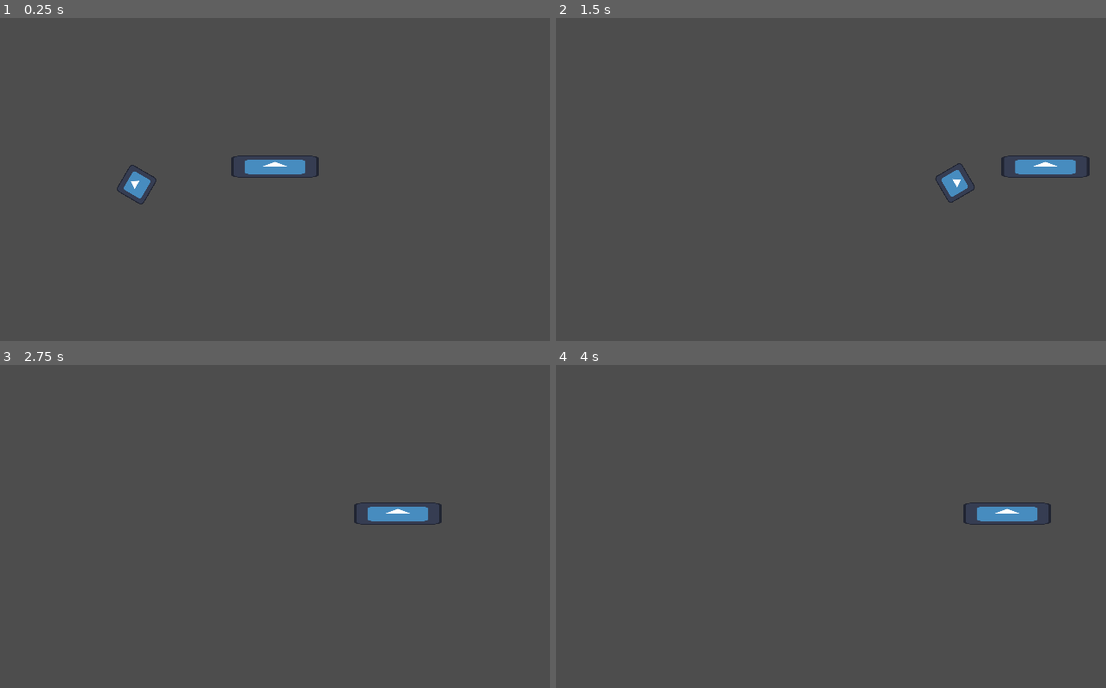
Above: before the commit, frames 1-4 (two rows, left to right).
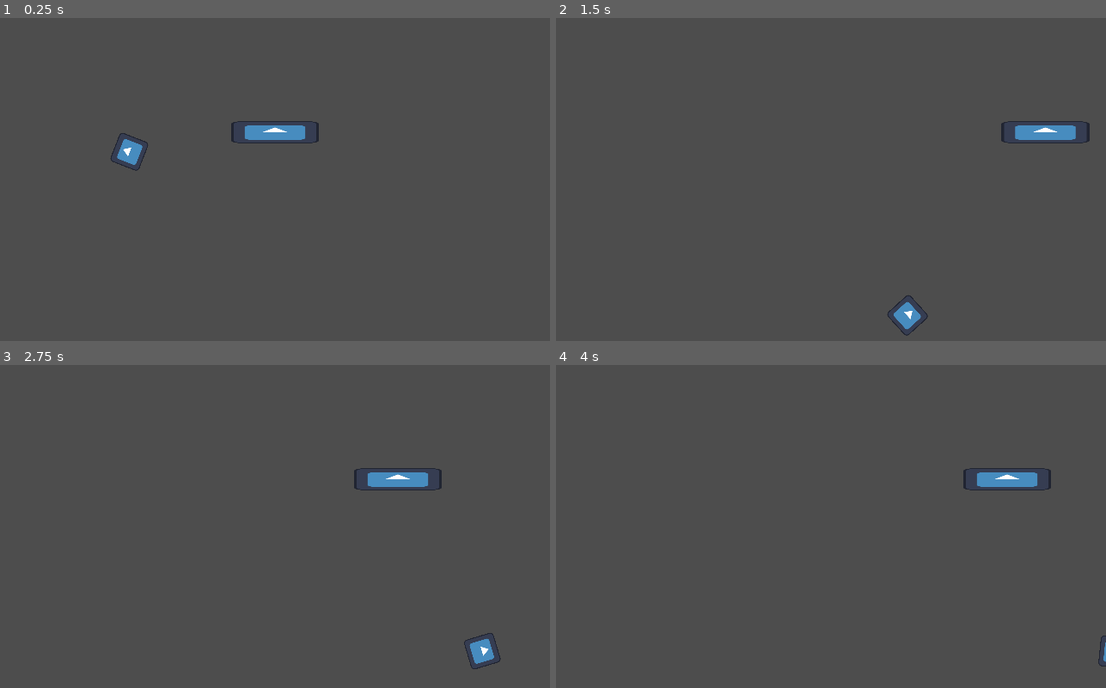
Above: after the commit, the same moments.

Repository: Aperaine/Rigged-Basketball
Game: Godot game, scene res://scenes/game.tscn
Same seed, same stepped clock (60 frames per second), same inputs: the game is played once before the commit and once after it. The engine's default icon, where the game draws it, is replaced by a stand-in: a white triangle on a blue panel in a dark square.
Inputs:
- Up to frame 1 (0.25 s): no input
- Up to frame 2 (1.5 s): tap Enter at 0.5 s; hold Right (moveRight) 0.53-1.28 s; hold Left (moveLeft) from 1.28 s (still down)
- Up to frame 3 (2.75 s): release Left (moveLeft) at 2.03 s; hold Right (moveRight) from 2.03 s (still down)
- Up to frame 4 (4 s): release Right (moveRight) at 3.53 s; hold Left (moveLeft) from 3.53 s (still down)

The runs differ from the first frame. In frame 1, 1.9% of the frame differs, in the area x 20-58%, y 31-58%; in frame 2, 1.9%, in the area x 60-98%, y 31-99%; in frame 3, 1.6%; in frame 4, 1.3%.

Commit message:
It works now
- Made the ball automatically stop tracking the projectile once the peak has been reached (very smooth transition)
- Set up detection for each score
- Created physics material for the ball

Diff:
--- a/riggedBasketball/scenes/ball.tscn
+++ b/riggedBasketball/scenes/ball.tscn
@@ -1,13 +1,17 @@
-[gd_scene load_steps=5 format=3 uid="uid://cldexln4udev1"]
+[gd_scene load_steps=6 format=3 uid="uid://cldexln4udev1"]
 
 [ext_resource type="Script" uid="uid://dt8c71wxmy2j6" path="res://scripts/ball.gd" id="1_f7cbr"]
 [ext_resource type="Texture2D" uid="uid://bnb76vb325d6u" path="res://icon.svg" id="2_f7cbr"]
 [ext_resource type="Script" uid="uid://bdnl6uuwlfjme" path="res://addons/ProjectileOnCurve2DPlugin/ProjectileOnCurve2D.gd" id="3_f7cbr"]
 
+[sub_resource type="PhysicsMaterial" id="PhysicsMaterial_f7cbr"]
+bounce = 0.5
+
 [sub_resource type="CircleShape2D" id="CircleShape2D_4dx81"]
 radius = 17.0294
 
 [node name="Ball" type="RigidBody2D"]
+physics_material_override = SubResource("PhysicsMaterial_f7cbr")
 contact_monitor = true
 max_contacts_reported = 100
 script = ExtResource("1_f7cbr")
--- a/riggedBasketball/scenes/game.tscn
+++ b/riggedBasketball/scenes/game.tscn
@@ -9,12 +9,12 @@
 [node name="Game" type="Node2D"]
 
 [node name="Hoop" parent="." instance=ExtResource("1_uwrxv")]
-position = Vector2(320, 240)
+position = Vector2(320, 200)
 
 [node name="Ball" parent="." instance=ExtResource("2_yqjtg")]
 position = Vector2(102, 377)
 max_contacts_reported = 1
-target = Vector2(291, 132)
+target = Vector2(320, 150)
 
 [node name="Floor" type="StaticBody2D" parent="."]
 
--- a/riggedBasketball/scripts/ball.gd
+++ b/riggedBasketball/scripts/ball.gd
@@ -3,32 +3,40 @@
 @onready var projectile: ProjectileOnCurve2D = $ProjectileOnCurve2D
 @onready var originalPos:Vector2 = position
 @export var target:Vector2
-@export var speed:int = 4
-@export var arcHeight:int = 100
+@export var speed:int
+var arcHeight:int = 300
 var syncProjectile:bool = false
 
+var firstTimer: bool = true
+
 func _ready() -> void:
-	position = target
 	freeze = true
+	speed = round(abs(originalPos.x-target.x)/220 + 2)
 	projectile.launch(originalPos,target,arcHeight,speed)
 	syncProjectile = true
 
 
 #func _on_body_entered(body: Node) -> void:
-
+	#print(body.name)
 
 func _physics_process(_delta: float) -> void:
 	if syncProjectile:
 		projectileSync()
 
-	if Input.is_action_just_pressed("DEBUG1"):
-		physicsRelease()
+		if global_position.y < originalPos.y-arcHeight+20:
+			if firstTimer:
+				firstTimer = false
+				await get_tree().create_timer(0.3).timeout
+				physicsRelease()
 
 func projectileSync() -> void:
 	global_position = projectile.position
 	global_rotation = projectile.rotation
 
+
 func physicsRelease():
 	syncProjectile = false
 	projectile.stop()
 	freeze = false
+	linear_velocity.y = 300
+	linear_velocity.x = target.x - originalPos.x
--- a/riggedBasketball/scripts/hoop.gd
+++ b/riggedBasketball/scripts/hoop.gd
@@ -25,5 +25,5 @@
 		activeSpeed = 0
 
 
-func _on_hole_body_entered(body: RigidBody2D) -> void:
+func _on_hole_body_entered(_body: RigidBody2D) -> void:
 	print("score")
